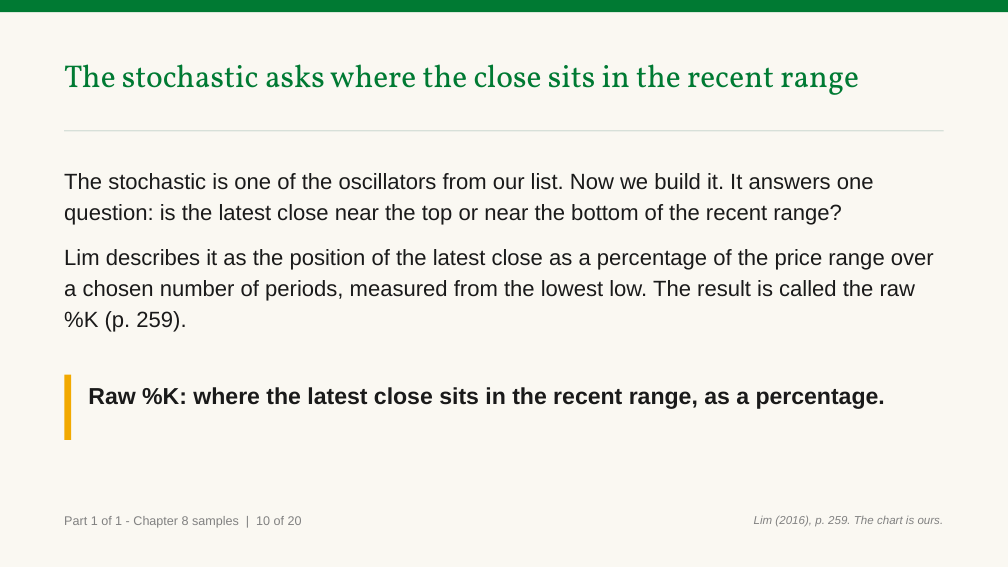
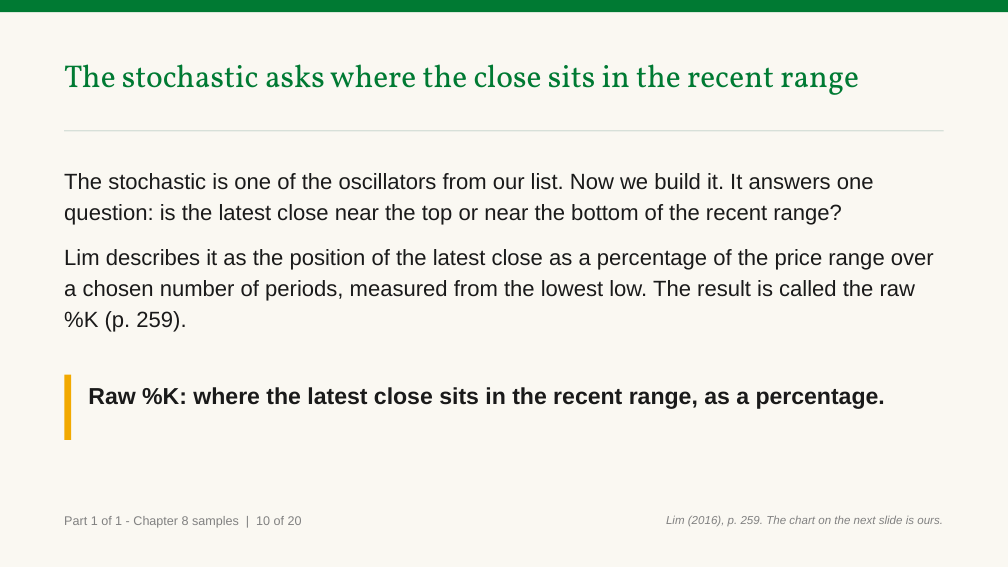
Before and after one commit to benjiesotelo-sudo/Telos_FIN1209, a slide deck: slide 12 of chapter-08/FIN1209-Chapter-08.pptx. Drawn at 1008x567 pixels with LibreOffice and Linux fonts; fonts in the diff are those of the drawing. Boxes give left, top, right and bottom in pixels: in the first picture for what was removed or moved away, otherwise in the second. Text is boxed around its words. In the diff, an @@ line names an element or a change of style, - is before the commit and + after.

```diff
--- a/chapter-08/FIN1209-Chapter-08.pptx
+++ b/chapter-08/FIN1209-Chapter-08.pptx
@@ text at [666, 515, 943, 526]: text changed @@
-Lim (2016), p. 259. The chart is ours.
+Lim (2016), p. 259. The chart on the next slide is ours.
```
Also in this commit, not shown: 8 other slides changed, 2 other files.
